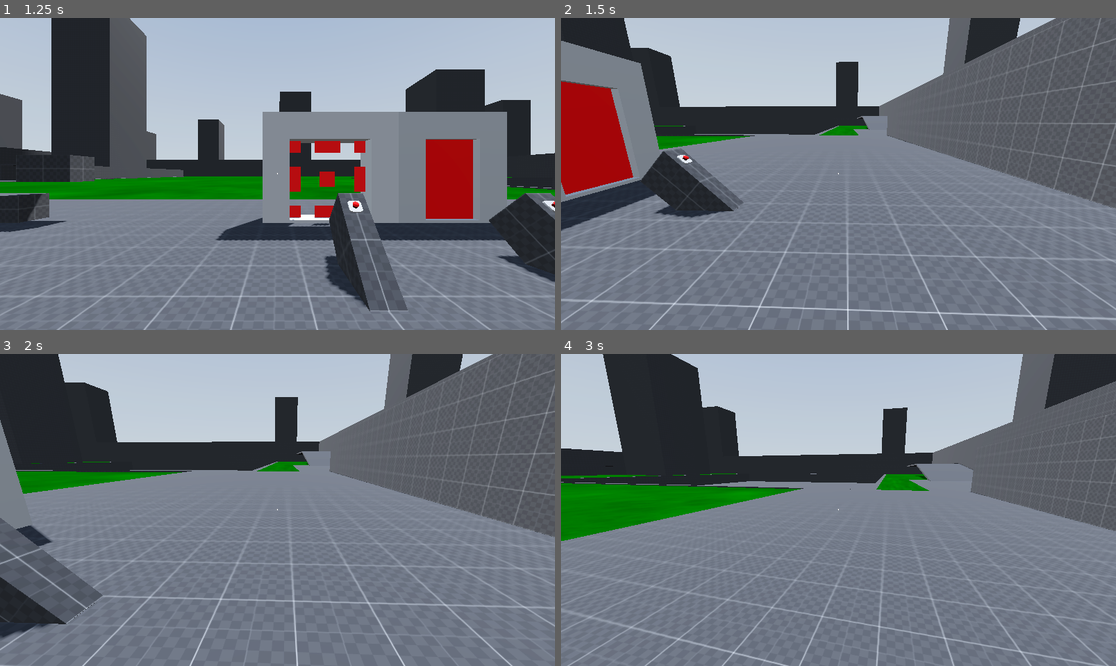
Above: before the commit, frames 1-4 (two rows, left to right).
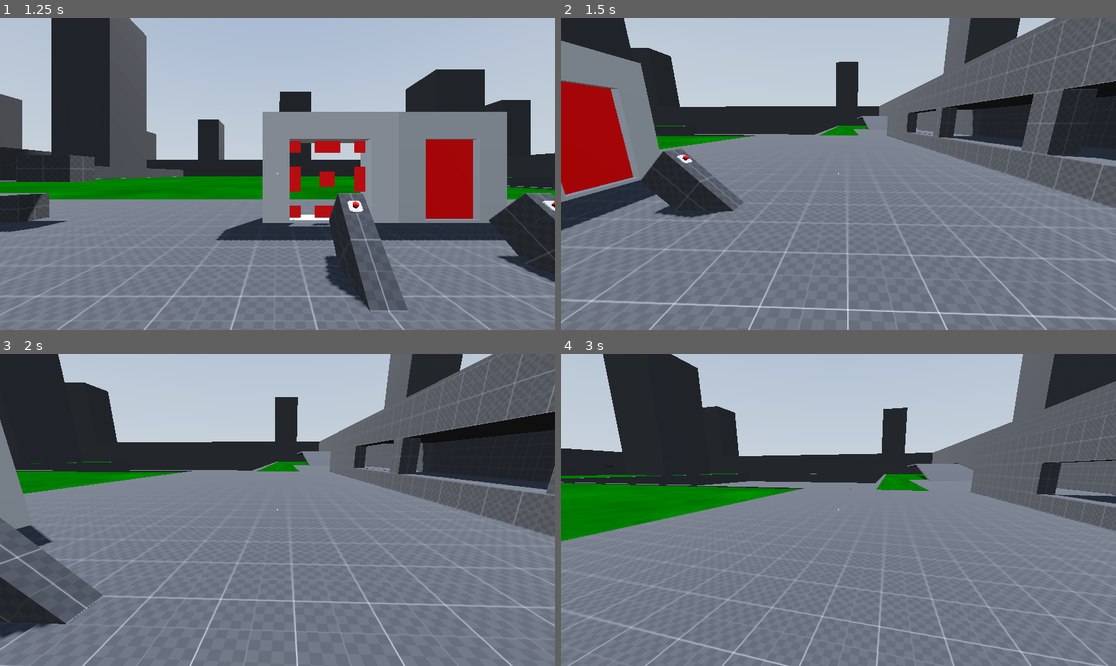
Above: after the commit, the same moments.

Repository: Nazsgull/FPS_Godot
Game: Godot game, scene res://scenes/UI/main_menu.tscn
Two runs of this game, one before a commit and one after it. Both use one fixed random seed, a clock stepped at 60 frames per second and the inputs below. A sky picture missing from this copy of the repository is replaced by a grey-blue gradient.
Inputs (mouse positions are in pixels of both pictures, inside the frame that each line leads up to):
- Up to frame 1 (1.25 s): click "Play" at 0.5 s
- Up to frame 2 (1.5 s): tap Enter (ui_accept) at 1.25 s; move the mouse to (866, 174) at 1.27 s; hold W (forward) from 1.28 s (still down); hold Ctrl (crouch) from 1.28 s (still down)
- Up to frame 3 (2 s): keep holding W (forward); keep holding Ctrl (crouch); tap Enter (ui_accept) at 1.52 s
- Up to frame 4 (3 s): keep holding W (forward); move the mouse to (810, 510) at 2.02 s; release Ctrl (crouch) at 2.03 s; tap E (interact) at 2.1 s; tap Enter (ui_accept) at 2.27 s; move the mouse to (849, 503) at 2.77 s; hold Shift (sprint) from 2.78 s (still down)

Frame 1 is identical in both runs. In frame 2, 4.7% of the frame differs, in the area x 62-100%, y 0-57%; in frame 3, 5.4%, in the area x 63-100%, y 18-45%; in frame 4, 0.8%.

Commit message:
Mejora de mapa de pruebas

Diff:
--- a/scenes/maps/test_area.tscn
+++ b/scenes/maps/test_area.tscn
@@ -268,13 +268,6 @@
 size = Vector3(1500, 1, 1500)
 material = SubResource("StandardMaterial3D_pnsss")
 
-[node name="floor14" type="CSGBox3D" parent="stage"]
-transform = Transform3D(1, 0, 0, 0, 1, 0, 0, 0, 1, -9, 42.5, 26)
-use_collision = true
-collision_layer = 4
-size = Vector3(26, 71, 26)
-material = SubResource("StandardMaterial3D_pnsss")
-
 [node name="floor53" type="CSGBox3D" parent="stage"]
 transform = Transform3D(1, 0, 0, 0, 1, 0, 0, 0, 1, 138.5, 28.75, -103.25)
 use_collision = true
@@ -359,6 +352,13 @@
 size = Vector3(1, 7, 25)
 material = SubResource("StandardMaterial3D_pnsss")
 
+[node name="floor84" type="CSGBox3D" parent="stage"]
+transform = Transform3D(1, 0, 0, 0, 1, 0, 0, 0, 1, -21.5, 107, 26.5)
+use_collision = true
+collision_layer = 4
+size = Vector3(1, 200, 25)
+material = SubResource("StandardMaterial3D_pnsss")
+
 [node name="floor25" type="CSGBox3D" parent="stage"]
 transform = Transform3D(1, 0, 0, 0, 1, 0, 0, 0, 1, 3.5, 5.5, 26.5)
 use_collision = true
@@ -366,6 +366,13 @@
 size = Vector3(1, 3, 25)
 material = SubResource("StandardMaterial3D_pnsss")
 
+[node name="floor86" type="CSGBox3D" parent="stage"]
+transform = Transform3D(1, 0, 0, 0, 1, 0, 0, 0, 1, 3.5, 107, 26.5)
+use_collision = true
+collision_layer = 4
+size = Vector3(1, 200, 25)
+material = SubResource("StandardMaterial3D_pnsss")
+
 [node name="floor80" type="CSGBox3D" parent="stage"]
 transform = Transform3D(1, 0, 0, 0, 1, 0, 0, 0, 1, 3.5, 2, 20)
 use_collision = true
@@ -374,13 +381,6 @@
 material = SubResource("StandardMaterial3D_pnsss")
 
 [node name="floor81" type="CSGBox3D" parent="stage"]
-transform = Transform3D(1, 0, 0, 0, 1, 0, 0, 0, 1, 3.5, 2, 37)
-use_collision = true
-collision_layer = 4
-size = Vector3(1, 4, 4)
-material = SubResource("StandardMaterial3D_pnsss")
-
-[node name="floor82" type="CSGBox3D" parent="stage"]
 transform = Transform3D(1, 0, 0, 0, 1, 0, 0, 0, 1, 3.5, 2, 30.5)
 use_collision = true
 collision_layer = 4
@@ -408,11 +408,18 @@
 size = Vector3(10, 7, 1)
 material = SubResource("StandardMaterial3D_pnsss")
 
-[node name="floor26" type="CSGBox3D" parent="stage"]
-transform = Transform3D(1, 0, 0, 0, 1, 0, 0, 0, 1, -9, 3.5, 38.5)
-use_collision = true
-collision_layer = 4
-size = Vector3(24, 7, 1)
+[node name="floor83" type="CSGBox3D" parent="stage"]
+transform = Transform3D(1, 0, 0, 0, 1, 0, 0, 0, 1, -9, 107, 13.5)
+use_collision = true
+collision_layer = 4
+size = Vector3(26, 200, 1)
+material = SubResource("StandardMaterial3D_pnsss")
+
+[node name="floor85" type="CSGBox3D" parent="stage"]
+transform = Transform3D(1, 0, 0, 0, 1, 0, 0, 0, 1, -9, 107, 38.5)
+use_collision = true
+collision_layer = 4
+size = Vector3(24, 200, 1)
 material = SubResource("StandardMaterial3D_pnsss")
 
 [node name="floor5" type="CSGBox3D" parent="stage"]
@@ -620,10 +627,142 @@
 size = Vector3(50, 5, 24)
 material = SubResource("StandardMaterial3D_pnsss")
 
-[node name="wall0" type="CSGBox3D" parent="stage"]
-transform = Transform3D(1, 0, 0, 0, 1, 0, 0, 0, 1, 39.5, 0, 25.5)
-use_collision = true
-size = Vector3(71, 10, 1)
+[node name="wall55" type="CSGBox3D" parent="stage"]
+transform = Transform3D(1, 0, 0, 0, 1, 0, 0, 0, 1, 4.5, 2, 25.5)
+use_collision = true
+size = Vector3(1, 6, 1)
+material = SubResource("StandardMaterial3D_pnsss")
+
+[node name="wall56" type="CSGBox3D" parent="stage"]
+transform = Transform3D(1, 0, 0, 0, 1, 0, 0, 0, 1, 9.5, 4, 25.5)
+use_collision = true
+size = Vector3(9, 2, 1)
+material = SubResource("StandardMaterial3D_pnsss")
+
+[node name="wall54" type="CSGBox3D" parent="stage"]
+transform = Transform3D(1, 0, 0, 0, 1, 0, 0, 0, 1, 14.5, 2, 25.5)
+use_collision = true
+size = Vector3(1, 6, 1)
+material = SubResource("StandardMaterial3D_pnsss")
+
+[node name="wall53" type="CSGBox3D" parent="stage"]
+transform = Transform3D(1, 0, 0, 0, 1, 0, 0, 0, 1, 9.5, 0, 25.5)
+use_collision = true
+size = Vector3(9, 2, 1)
+material = SubResource("StandardMaterial3D_pnsss")
+
+[node name="wall42" type="CSGBox3D" parent="stage"]
+transform = Transform3D(1, 0, 0, 0, 1, 0, 0, 0, 1, 18.5, 4, 25.5)
+use_collision = true
+size = Vector3(7, 2, 1)
+material = SubResource("StandardMaterial3D_pnsss")
+
+[node name="wall49" type="CSGBox3D" parent="stage"]
+transform = Transform3D(1, 0, 0, 0, 1, 0, 0, 0, 1, 18.5, 0, 25.5)
+use_collision = true
+size = Vector3(7, 2, 1)
+material = SubResource("StandardMaterial3D_pnsss")
+
+[node name="wall43" type="CSGBox3D" parent="stage"]
+transform = Transform3D(1, 0, 0, 0, 1, 0, 0, 0, 1, 22.5, 2, 25.5)
+use_collision = true
+size = Vector3(1, 6, 1)
+material = SubResource("StandardMaterial3D_pnsss")
+
+[node name="wall50" type="CSGBox3D" parent="stage"]
+transform = Transform3D(1, 0, 0, 0, 1, 0, 0, 0, 1, 30.5, 2, 25.5)
+use_collision = true
+size = Vector3(1, 6, 1)
+material = SubResource("StandardMaterial3D_pnsss")
+
+[node name="wall51" type="CSGBox3D" parent="stage"]
+transform = Transform3D(1, 0, 0, 0, 1, 0, 0, 0, 1, 26.5, 0, 25.5)
+use_collision = true
+size = Vector3(7, 2, 1)
+material = SubResource("StandardMaterial3D_pnsss")
+
+[node name="wall52" type="CSGBox3D" parent="stage"]
+transform = Transform3D(1, 0, 0, 0, 1, 0, 0, 0, 1, 26.5, 4, 25.5)
+use_collision = true
+size = Vector3(7, 2, 1)
+material = SubResource("StandardMaterial3D_pnsss")
+
+[node name="wall45" type="CSGBox3D" parent="stage"]
+transform = Transform3D(1, 0, 0, 0, 1, 0, 0, 0, 1, 40.5, 2, 25.5)
+use_collision = true
+size = Vector3(1, 6, 1)
+material = SubResource("StandardMaterial3D_pnsss")
+
+[node name="wall57" type="CSGBox3D" parent="stage"]
+transform = Transform3D(1, 0, 0, 0, 1, 0, 0, 0, 1, 48.5, 2, 25.5)
+use_collision = true
+size = Vector3(1, 6, 1)
+material = SubResource("StandardMaterial3D_pnsss")
+
+[node name="wall58" type="CSGBox3D" parent="stage"]
+transform = Transform3D(1, 0, 0, 0, 1, 0, 0, 0, 1, 44.5, 0, 25.5)
+use_collision = true
+size = Vector3(7, 2, 1)
+material = SubResource("StandardMaterial3D_pnsss")
+
+[node name="wall59" type="CSGBox3D" parent="stage"]
+transform = Transform3D(1, 0, 0, 0, 1, 0, 0, 0, 1, 44.5, 4, 25.5)
+use_collision = true
+size = Vector3(7, 2, 1)
+material = SubResource("StandardMaterial3D_pnsss")
+
+[node name="wall60" type="CSGBox3D" parent="stage"]
+transform = Transform3D(1, 0, 0, 0, 1, 0, 0, 0, 1, 56.5, 2, 25.5)
+use_collision = true
+size = Vector3(1, 6, 1)
+material = SubResource("StandardMaterial3D_pnsss")
+
+[node name="wall61" type="CSGBox3D" parent="stage"]
+transform = Transform3D(1, 0, 0, 0, 1, 0, 0, 0, 1, 52.5, 0, 25.5)
+use_collision = true
+size = Vector3(7, 2, 1)
+material = SubResource("StandardMaterial3D_pnsss")
+
+[node name="wall62" type="CSGBox3D" parent="stage"]
+transform = Transform3D(1, 0, 0, 0, 1, 0, 0, 0, 1, 52.5, 4, 25.5)
+use_collision = true
+size = Vector3(7, 2, 1)
+material = SubResource("StandardMaterial3D_pnsss")
+
+[node name="wall63" type="CSGBox3D" parent="stage"]
+transform = Transform3D(1, 0, 0, 0, 1, 0, 0, 0, 1, 64.5, 2, 25.5)
+use_collision = true
+size = Vector3(1, 6, 1)
+material = SubResource("StandardMaterial3D_pnsss")
+
+[node name="wall64" type="CSGBox3D" parent="stage"]
+transform = Transform3D(1, 0, 0, 0, 1, 0, 0, 0, 1, 60.5, 0, 25.5)
+use_collision = true
+size = Vector3(7, 2, 1)
+material = SubResource("StandardMaterial3D_pnsss")
+
+[node name="wall65" type="CSGBox3D" parent="stage"]
+transform = Transform3D(1, 0, 0, 0, 1, 0, 0, 0, 1, 60.5, 4, 25.5)
+use_collision = true
+size = Vector3(7, 2, 1)
+material = SubResource("StandardMaterial3D_pnsss")
+
+[node name="wall44" type="CSGBox3D" parent="stage"]
+transform = Transform3D(1, 0, 0, 0, 1, 0, 0, 0, 1, 35.5, -0.5, 25.5)
+use_collision = true
+size = Vector3(9, 1, 1)
+material = SubResource("StandardMaterial3D_pnsss")
+
+[node name="wall48" type="CSGBox3D" parent="stage"]
+transform = Transform3D(1, 0, 0, 0, 1, 0, 0, 0, 1, 35.5, 4.5, 25.5)
+use_collision = true
+size = Vector3(9, 1, 1)
+material = SubResource("StandardMaterial3D_pnsss")
+
+[node name="wall47" type="CSGBox3D" parent="stage"]
+transform = Transform3D(1, 0, 0, 0, 1, 0, 0, 0, 1, 70, 2, 25.5)
+use_collision = true
+size = Vector3(10, 6, 1)
 material = SubResource("StandardMaterial3D_pnsss")
 
 [node name="wall5" type="CSGBox3D" parent="stage"]
@@ -633,217 +772,319 @@
 material = SubResource("StandardMaterial3D_pnsss")
 
 [node name="wall6" type="CSGBox3D" parent="stage"]
-transform = Transform3D(1, 0, 0, 0, 1, 0, 0, 0, 1, 75.5, 4.5, 38)
-use_collision = true
-size = Vector3(1, 1, 2)
-material = SubResource("StandardMaterial3D_pnsss")
-
-[node name="wall41" type="CSGBox3D" parent="stage"]
-transform = Transform3D(1, 0, 0, 0, 1, 0, 0, 0, 1, 74.5, 2, 36.5)
-use_collision = true
-size = Vector3(1, 4, 5)
+transform = Transform3D(-4.37114e-08, 0, 1, 0, 1, 0, -1, 0, -4.37114e-08, 77, -0.6, 12)
+use_collision = true
+size = Vector3(2, 1, 2)
+material = SubResource("StandardMaterial3D_pnsss")
+
+[node name="wall82" type="CSGBox3D" parent="stage"]
+transform = Transform3D(1, 0, 0, 0, 1, 0, 0, 0, 1, 74.5, 2, 38.5)
+use_collision = true
+size = Vector3(1, 4, 1)
 material = SubResource("StandardMaterial3D_pnsss")
 
 [node name="wall7" type="CSGBox3D" parent="stage"]
-transform = Transform3D(1, 0, 0, 0, 1, 0, 0, 0, 1, 76.5, 4.4, 38)
+transform = Transform3D(-4.37114e-08, 0, 1, 0, 1, 0, -1, 0, -4.37114e-08, 77, -0.7, 10.5)
 use_collision = true
 size = Vector3(1, 1, 2)
 material = SubResource("StandardMaterial3D_pnsss")
 
 [node name="wall8" type="CSGBox3D" parent="stage"]
-transform = Transform3D(1, 0, 0, 0, 1, 0, 0, 0, 1, 77.5, 4.3, 38)
+transform = Transform3D(-4.37114e-08, 0, 1, 0, 1, 0, -1, 0, -4.37114e-08, 77, -0.8, 9.5)
 use_collision = true
 size = Vector3(1, 1, 2)
 material = SubResource("StandardMaterial3D_pnsss")
 
 [node name="wall9" type="CSGBox3D" parent="stage"]
-transform = Transform3D(1, 0, 0, 0, 1, 0, 0, 0, 1, 78.5, 4.2, 38)
+transform = Transform3D(-4.37114e-08, 0, 1, 0, 1, 0, -1, 0, -4.37114e-08, 77, -0.9, 8.5)
 use_collision = true
 size = Vector3(1, 1, 2)
 material = SubResource("StandardMaterial3D_pnsss")
 
 [node name="wall10" type="CSGBox3D" parent="stage"]
-transform = Transform3D(1, 0, 0, 0, 1, 0, 0, 0, 1, 79.5, 4.1, 38)
+transform = Transform3D(-4.37114e-08, 0, 1, 0, 1, 0, -1, 0, -4.37114e-08, 77, -1, 7.5)
 use_collision = true
 size = Vector3(1, 1, 2)
 material = SubResource("StandardMaterial3D_pnsss")
 
 [node name="wall11" type="CSGBox3D" parent="stage"]
-transform = Transform3D(1, 0, 0, 0, 1, 0, 0, 0, 1, 80.5, 4, 38)
+transform = Transform3D(-4.37114e-08, 0, 1, 0, 1, 0, -1, 0, -4.37114e-08, 77, -1.1, 6.5)
 use_collision = true
 size = Vector3(1, 1, 2)
 material = SubResource("StandardMaterial3D_pnsss")
 
 [node name="wall12" type="CSGBox3D" parent="stage"]
-transform = Transform3D(1, 0, 0, 0, 1, 0, 0, 0, 1, 81.5, 3.9, 38)
+transform = Transform3D(-4.37114e-08, 0, 1, 0, 1, 0, -1, 0, -4.37114e-08, 77, -1.2, 5.5)
 use_collision = true
 size = Vector3(1, 1, 2)
 material = SubResource("StandardMaterial3D_pnsss")
 
 [node name="wall13" type="CSGBox3D" parent="stage"]
-transform = Transform3D(1, 0, 0, 0, 1, 0, 0, 0, 1, 82.5, 3.8, 38)
+transform = Transform3D(-4.37114e-08, 0, 1, 0, 1, 0, -1, 0, -4.37114e-08, 77, -1.3, 4.5)
 use_collision = true
 size = Vector3(1, 1, 2)
 material = SubResource("StandardMaterial3D_pnsss")
 
 [node name="wall14" type="CSGBox3D" parent="stage"]
-transform = Transform3D(1, 0, 0, 0, 1, 0, 0, 0, 1, 83.5, 3.7, 38)
+transform = Transform3D(-4.37114e-08, 0, 1, 0, 1, 0, -1, 0, -4.37114e-08, 77, -1.4, 3.5)
 use_collision = true
 size = Vector3(1, 1, 2)
 material = SubResource("StandardMaterial3D_pnsss")
 
 [node name="wall15" type="CSGBox3D" parent="stage"]
-transform = Transform3D(1, 0, 0, 0, 1, 0, 0, 0, 1, 84.5, 3.6, 38)
+transform = Transform3D(-4.37114e-08, 0, 1, 0, 1, 0, -1, 0, -4.37114e-08, 77, -1.5, 2.5)
 use_collision = true
 size = Vector3(1, 1, 2)
 material = SubResource("StandardMaterial3D_pnsss")
 
 [node name="wall16" type="CSGBox3D" parent="stage"]
-transform = Transform3D(1, 0, 0, 0, 1, 0, 0, 0, 1, 85.5, 3.5, 38)
+transform = Transform3D(-4.37114e-08, 0, 1, 0, 1, 0, -1, 0, -4.37114e-08, 77, -1.6, 1.5)
 use_collision = true
 size = Vector3(1, 1, 2)
 material = SubResource("StandardMaterial3D_pnsss")
 
 [node name="wall17" type="CSGBox3D" parent="stage"]
-transform = Transform3D(1, 0, 0, 0, 1, 0, 0, 0, 1, 86.5, 3.4, 38)
+transform = Transform3D(-4.37114e-08, 0, 1, 0, 1, 0, -1, 0, -4.37114e-08, 77, -1.7, 0.5)
 use_collision = true
 size = Vector3(1, 1, 2)
 material = SubResource("StandardMaterial3D_pnsss")
 
 [node name="wall18" type="CSGBox3D" parent="stage"]
-transform = Transform3D(1, 0, 0, 0, 1, 0, 0, 0, 1, 87.5, 3.3, 38)
+transform = Transform3D(-4.37114e-08, 0, 1, 0, 1, 0, -1, 0, -4.37114e-08, 77, -1.8, -0.5)
 use_collision = true
 size = Vector3(1, 1, 2)
 material = SubResource("StandardMaterial3D_pnsss")
 
 [node name="wall19" type="CSGBox3D" parent="stage"]
-transform = Transform3D(1, 0, 0, 0, 1, 0, 0, 0, 1, 88.5, 3.2, 38)
+transform = Transform3D(-4.37114e-08, 0, 1, 0, 1, 0, -1, 0, -4.37114e-08, 77, -1.9, -1.5)
 use_collision = true
 size = Vector3(1, 1, 2)
 material = SubResource("StandardMaterial3D_pnsss")
 
 [node name="wall20" type="CSGBox3D" parent="stage"]
-transform = Transform3D(1, 0, 0, 0, 1, 0, 0, 0, 1, 89.5, 3.1, 38)
+transform = Transform3D(-4.37114e-08, 0, 1, 0, 1, 0, -1, 0, -4.37114e-08, 77, -2, -2.5)
 use_collision = true
 size = Vector3(1, 1, 2)
 material = SubResource("StandardMaterial3D_pnsss")
 
 [node name="wall21" type="CSGBox3D" parent="stage"]
-transform = Transform3D(1, 0, 0, 0, 1, 0, 0, 0, 1, 90.5, 3, 38)
+transform = Transform3D(-4.37114e-08, 0, 1, 0, 1, 0, -1, 0, -4.37114e-08, 77, -2.1, -3.5)
 use_collision = true
 size = Vector3(1, 1, 2)
 material = SubResource("StandardMaterial3D_pnsss")
 
 [node name="wall22" type="CSGBox3D" parent="stage"]
-transform = Transform3D(1, 0, 0, 0, 1, 0, 0, 0, 1, 91.5, 2.9, 38)
+transform = Transform3D(-4.37114e-08, 0, 1, 0, 1, 0, -1, 0, -4.37114e-08, 77, -2.2, -4.5)
 use_collision = true
 size = Vector3(1, 1, 2)
 material = SubResource("StandardMaterial3D_pnsss")
 
 [node name="wall23" type="CSGBox3D" parent="stage"]
-transform = Transform3D(1, 0, 0, 0, 1, 0, 0, 0, 1, 92.5, 2.8, 38)
+transform = Transform3D(-4.37114e-08, 0, 1, 0, 1, 0, -1, 0, -4.37114e-08, 77, -2.3, -5.5)
 use_collision = true
 size = Vector3(1, 1, 2)
 material = SubResource("StandardMaterial3D_pnsss")
 
 [node name="wall24" type="CSGBox3D" parent="stage"]
-transform = Transform3D(1, 0, 0, 0, 1, 0, 0, 0, 1, 93.5, 2.7, 38)
+transform = Transform3D(-4.37114e-08, 0, 1, 0, 1, 0, -1, 0, -4.37114e-08, 77, -2.4, -6.5)
 use_collision = true
 size = Vector3(1, 1, 2)
 material = SubResource("StandardMaterial3D_pnsss")
 
 [node name="wall25" type="CSGBox3D" parent="stage"]
-transform = Transform3D(1, 0, 0, 0, 1, 0, 0, 0, 1, 94.5, 2.6, 38)
+transform = Transform3D(-4.37114e-08, 0, 1, 0, 1, 0, -1, 0, -4.37114e-08, 77, -2.5, -7.5)
 use_collision = true
 size = Vector3(1, 1, 2)
 material = SubResource("StandardMaterial3D_pnsss")
 
 [node name="wall26" type="CSGBox3D" parent="stage"]
-transform = Transform3D(1, 0, 0, 0, 1, 0, 0, 0, 1, 95.5, 2.5, 38)
+transform = Transform3D(-4.37114e-08, 0, 1, 0, 1, 0, -1, 0, -4.37114e-08, 77, -2.6, -8.5)
 use_collision = true
 size = Vector3(1, 1, 2)
 material = SubResource("StandardMaterial3D_pnsss")
 
 [node name="wall27" type="CSGBox3D" parent="stage"]
-transform = Transform3D(1, 0, 0, 0, 1, 0, 0, 0, 1, 96.5, 2.4, 38)
+transform = Transform3D(-4.37114e-08, 0, 1, 0, 1, 0, -1, 0, -4.37114e-08, 77, -2.7, -9.5)
 use_collision = true
 size = Vector3(1, 1, 2)
 material = SubResource("StandardMaterial3D_pnsss")
 
 [node name="wall28" type="CSGBox3D" parent="stage"]
-transform = Transform3D(1, 0, 0, 0, 1, 0, 0, 0, 1, 97.5, 2.3, 38)
+transform = Transform3D(-4.37114e-08, 0, 1, 0, 1, 0, -1, 0, -4.37114e-08, 77, -2.8, -10.5)
 use_collision = true
 size = Vector3(1, 1, 2)
 material = SubResource("StandardMaterial3D_pnsss")
 
 [node name="wall29" type="CSGBox3D" parent="stage"]
-transform = Transform3D(1, 0, 0, 0, 1, 0, 0, 0, 1, 98.5, 2.2, 38)
+transform = Transform3D(-4.37114e-08, 0, 1, 0, 1, 0, -1, 0, -4.37114e-08, 77, -2.9, -11.5)
 use_collision = true
 size = Vector3(1, 1, 2)
 material = SubResource("StandardMaterial3D_pnsss")
 
 [node name="wall30" type="CSGBox3D" parent="stage"]
-transform = Transform3D(1, 0, 0, 0, 1, 0, 0, 0, 1, 99.5, 2.1, 38)
+transform = Transform3D(-4.37114e-08, 0, 1, 0, 1, 0, -1, 0, -4.37114e-08, 77, -3, -12.5)
 use_collision = true
 size = Vector3(1, 1, 2)
 material = SubResource("StandardMaterial3D_pnsss")
 
 [node name="wall31" type="CSGBox3D" parent="stage"]
-transform = Transform3D(1, 0, 0, 0, 1, 0, 0, 0, 1, 100.5, 2, 38)
+transform = Transform3D(-4.37114e-08, 0, 1, 0, 1, 0, -1, 0, -4.37114e-08, 77, -3.1, -13.5)
 use_collision = true
 size = Vector3(1, 1, 2)
 material = SubResource("StandardMaterial3D_pnsss")
 
 [node name="wall32" type="CSGBox3D" parent="stage"]
-transform = Transform3D(1, 0, 0, 0, 1, 0, 0, 0, 1, 101.5, 1.9, 38)
+transform = Transform3D(-4.37114e-08, 0, 1, 0, 1, 0, -1, 0, -4.37114e-08, 77, -3.2, -14.5)
 use_collision = true
 size = Vector3(1, 1, 2)
 material = SubResource("StandardMaterial3D_pnsss")
 
 [node name="wall33" type="CSGBox3D" parent="stage"]
-transform = Transform3D(1, 0, 0, 0, 1, 0, 0, 0, 1, 102.5, 1.8, 38)
+transform = Transform3D(-4.37114e-08, 0, 1, 0, 1, 0, -1, 0, -4.37114e-08, 77, -3.3, -15.5)
 use_collision = true
 size = Vector3(1, 1, 2)
 material = SubResource("StandardMaterial3D_pnsss")
 
 [node name="wall34" type="CSGBox3D" parent="stage"]
-transform = Transform3D(1, 0, 0, 0, 1, 0, 0, 0, 1, 103.5, 1.7, 38)
+transform = Transform3D(-4.37114e-08, 0, 1, 0, 1, 0, -1, 0, -4.37114e-08, 77, -3.4, -16.5)
 use_collision = true
 size = Vector3(1, 1, 2)
 material = SubResource("StandardMaterial3D_pnsss")
 
 [node name="wall35" type="CSGBox3D" parent="stage"]
-transform = Transform3D(1, 0, 0, 0, 1, 0, 0, 0, 1, 104.5, 1.6, 38)
+transform = Transform3D(-4.37114e-08, 0, 1, 0, 1, 0, -1, 0, -4.37114e-08, 77, -3.5, -17.5)
 use_collision = true
 size = Vector3(1, 1, 2)
 material = SubResource("StandardMaterial3D_pnsss")
 
 [node name="wall36" type="CSGBox3D" parent="stage"]
-transform = Transform3D(1, 0, 0, 0, 1, 0, 0, 0, 1, 105.5, 1.5, 38)
+transform = Transform3D(-4.37114e-08, 0, 1, 0, 1, 0, -1, 0, -4.37114e-08, 77, -3.6, -18.5)
 use_collision = true
 size = Vector3(1, 1, 2)
 material = SubResource("StandardMaterial3D_pnsss")
 
 [node name="wall37" type="CSGBox3D" parent="stage"]
-transform = Transform3D(1, 0, 0, 0, 1, 0, 0, 0, 1, 106.5, 1.4, 38)
+transform = Transform3D(-4.37114e-08, 0, 1, 0, 1, 0, -1, 0, -4.37114e-08, 77, -3.7, -19.5)
 use_collision = true
 size = Vector3(1, 1, 2)
 material = SubResource("StandardMaterial3D_pnsss")
 
 [node name="wall38" type="CSGBox3D" parent="stage"]
-transform = Transform3D(1, 0, 0, 0, 1, 0, 0, 0, 1, 107.5, 1.3, 38)
+transform = Transform3D(-4.37114e-08, 0, 1, 0, 1, 0, -1, 0, -4.37114e-08, 77, -3.8, -20.5)
 use_collision = true
 size = Vector3(1, 1, 2)
 material = SubResource("StandardMaterial3D_pnsss")
 
 [node name="wall39" type="CSGBox3D" parent="stage"]
-transform = Transform3D(1, 0, 0, 0, 1, 0, 0, 0, 1, 108.5, 1.2, 38)
+transform = Transform3D(-4.37114e-08, 0, 1, 0, 1, 0, -1, 0, -4.37114e-08, 77, -3.9, -21.5)
 use_collision = true
 size = Vector3(1, 1, 2)
 material = SubResource("StandardMaterial3D_pnsss")
 
 [node name="wall40" type="CSGBox3D" parent="stage"]
-transform = Transform3D(1, 0, 0, 0, 1, 0, 0, 0, 1, 109.5, 1.1, 38)
+transform = Transform3D(-4.37114e-08, 0, 1, 0, 1, 0, -1, 0, -4.37114e-08, 77, -4, -22.5)
+use_collision = true
+size = Vector3(1, 1, 2)
+material = SubResource("StandardMaterial3D_pnsss")
+
+[node name="wall46" type="CSGBox3D" parent="stage"]
+transform = Transform3D(-4.37114e-08, 0, 1, 0, 1, 0, -1, 0, -4.37114e-08, 77, -4.1, -23.5)
+use_collision = true
+size = Vector3(1, 1, 2)
+material = SubResource("StandardMaterial3D_pnsss")
+
+[node name="wall66" type="CSGBox3D" parent="stage"]
+transform = Transform3D(-4.37114e-08, 0, 1, 0, 1, 0, -1, 0, -4.37114e-08, 77, -4.2, -24.5)
+use_collision = true
+size = Vector3(1, 1, 2)
+material = SubResource("StandardMaterial3D_pnsss")
+
+[node name="wall67" type="CSGBox3D" parent="stage"]
+transform = Transform3D(-4.37114e-08, 0, 1, 0, 1, 0, -1, 0, -4.37114e-08, 77, -4.3, -25.5)
+use_collision = true
+size = Vector3(1, 1, 2)
+material = SubResource("StandardMaterial3D_pnsss")
+
+[node name="wall68" type="CSGBox3D" parent="stage"]
+transform = Transform3D(-4.37114e-08, 0, 1, 0, 1, 0, -1, 0, -4.37114e-08, 77, -4.4, -26.5)
+use_collision = true
+size = Vector3(1, 1, 2)
+material = SubResource("StandardMaterial3D_pnsss")
+
+[node name="wall69" type="CSGBox3D" parent="stage"]
+transform = Transform3D(-4.37114e-08, 0, 1, 0, 1, 0, -1, 0, -4.37114e-08, 77, -4.5, -27.5)
+use_collision = true
+size = Vector3(1, 1, 2)
+material = SubResource("StandardMaterial3D_pnsss")
+
+[node name="wall70" type="CSGBox3D" parent="stage"]
+transform = Transform3D(-4.37114e-08, 0, 1, 0, 1, 0, -1, 0, -4.37114e-08, 77, -4.6, -28.5)
+use_collision = true
+size = Vector3(1, 1, 2)
+material = SubResource("StandardMaterial3D_pnsss")
+
+[node name="wall71" type="CSGBox3D" parent="stage"]
+transform = Transform3D(-4.37114e-08, 0, 1, 0, 1, 0, -1, 0, -4.37114e-08, 77, -4.7, -29.5)
+use_collision = true
+size = Vector3(1, 1, 2)
+material = SubResource("StandardMaterial3D_pnsss")
+
+[node name="wall72" type="CSGBox3D" parent="stage"]
+transform = Transform3D(-4.37114e-08, 0, 1, 0, 1, 0, -1, 0, -4.37114e-08, 77, -4.8, -30.5)
+use_collision = true
+size = Vector3(1, 1, 2)
+material = SubResource("StandardMaterial3D_pnsss")
+
+[node name="wall73" type="CSGBox3D" parent="stage"]
+transform = Transform3D(-4.37114e-08, 0, 1, 0, 1, 0, -1, 0, -4.37114e-08, 77, -4.9, -31.5)
+use_collision = true
+size = Vector3(1, 1, 2)
+material = SubResource("StandardMaterial3D_pnsss")
+
+[node name="wall74" type="CSGBox3D" parent="stage"]
+transform = Transform3D(-4.37114e-08, 0, 1, 0, 1, 0, -1, 0, -4.37114e-08, 77, -5, -32.5)
+use_collision = true
+size = Vector3(1, 1, 2)
+material = SubResource("StandardMaterial3D_pnsss")
+
+[node name="wall75" type="CSGBox3D" parent="stage"]
+transform = Transform3D(-4.37114e-08, 0, 1, 0, 1, 0, -1, 0, -4.37114e-08, 77, -5.1, -33.5)
+use_collision = true
+size = Vector3(1, 1, 2)
+material = SubResource("StandardMaterial3D_pnsss")
+
+[node name="wall76" type="CSGBox3D" parent="stage"]
+transform = Transform3D(-4.37114e-08, 0, 1, 0, 1, 0, -1, 0, -4.37114e-08, 77, -5.2, -34.5)
+use_collision = true
+size = Vector3(1, 1, 2)
+material = SubResource("StandardMaterial3D_pnsss")
+
+[node name="wall77" type="CSGBox3D" parent="stage"]
+transform = Transform3D(-4.37114e-08, 0, 1, 0, 1, 0, -1, 0, -4.37114e-08, 77, -5.3, -35.5)
+use_collision = true
+size = Vector3(1, 1, 2)
+material = SubResource("StandardMaterial3D_pnsss")
+
+[node name="wall78" type="CSGBox3D" parent="stage"]
+transform = Transform3D(-4.37114e-08, 0, 1, 0, 1, 0, -1, 0, -4.37114e-08, 77, -5.4, -36.5)
+use_collision = true
+size = Vector3(1, 1, 2)
+material = SubResource("StandardMaterial3D_pnsss")
+
+[node name="wall79" type="CSGBox3D" parent="stage"]
+transform = Transform3D(-4.37114e-08, 0, 1, 0, 1, 0, -1, 0, -4.37114e-08, 77, -5.5, -37.5)
+use_collision = true
+size = Vector3(1, 1, 2)
+material = SubResource("StandardMaterial3D_pnsss")
+
+[node name="wall80" type="CSGBox3D" parent="stage"]
+transform = Transform3D(-4.37114e-08, 0, 1, 0, 1, 0, -1, 0, -4.37114e-08, 77, -5.6, -38.5)
+use_collision = true
+size = Vector3(1, 1, 2)
+material = SubResource("StandardMaterial3D_pnsss")
+
+[node name="wall81" type="CSGBox3D" parent="stage"]
+transform = Transform3D(-4.37114e-08, 0, 1, 0, 1, 0, -1, 0, -4.37114e-08, 77, -5.7, -39.5)
 use_collision = true
 size = Vector3(1, 1, 2)
 material = SubResource("StandardMaterial3D_pnsss")
